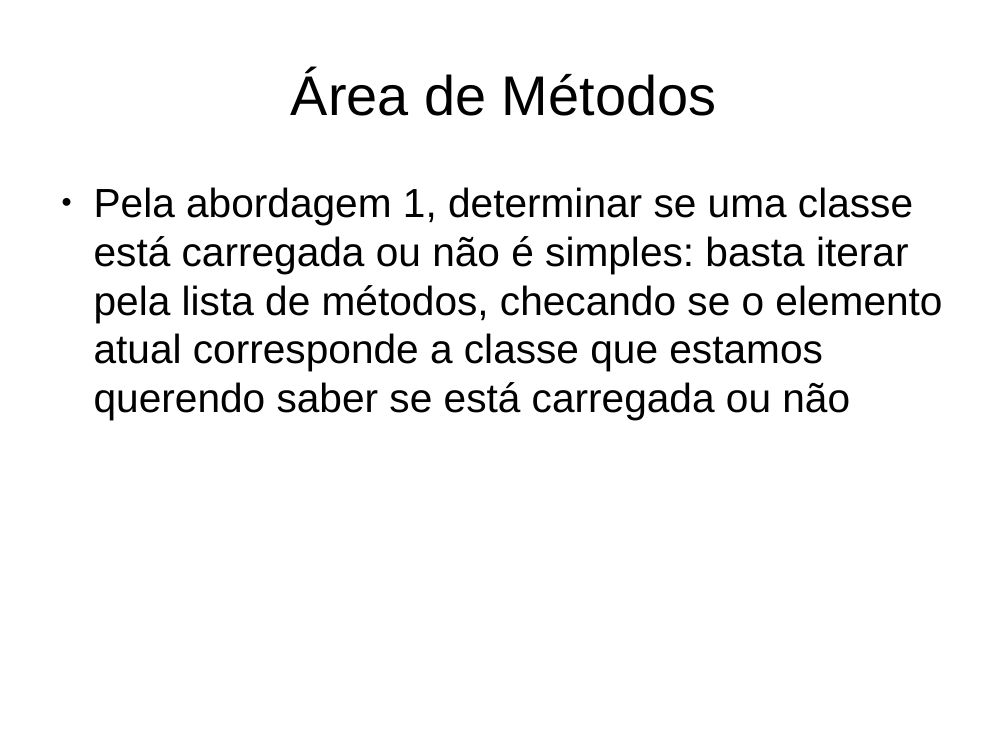
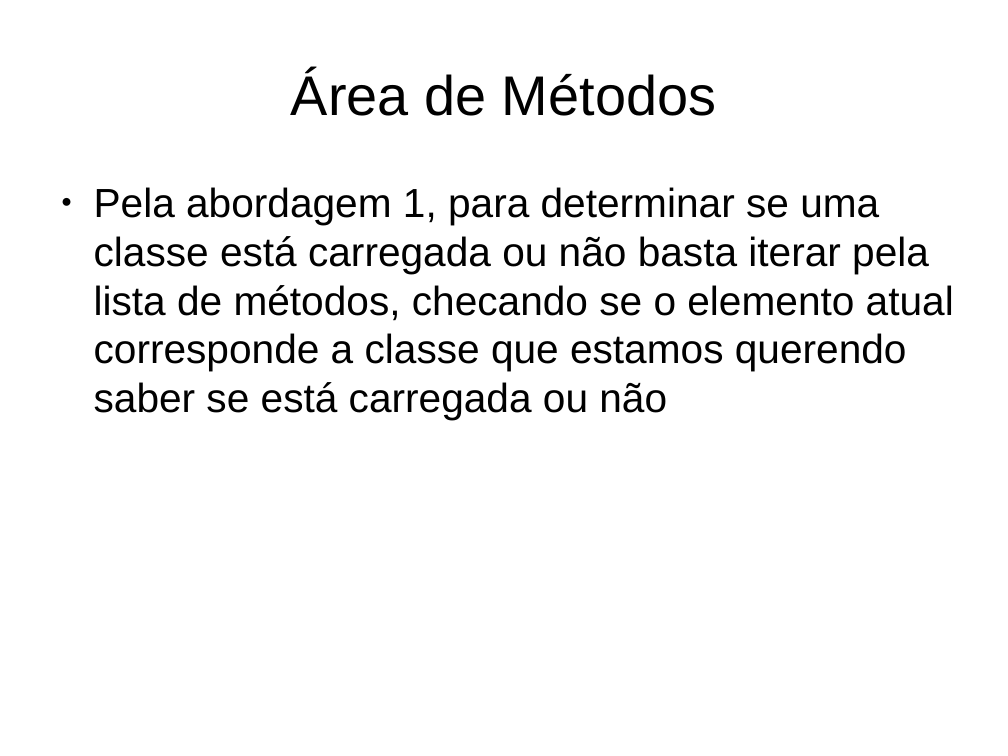
Before and after one commit to gabrielmm1234/jvm-sb, a slide deck: slide 16 of projetoLogico/apresentacao.odp (slide 15 before the commit). Drawn at 1008x756 pixels with LibreOffice and Linux fonts; fonts in the diff are those of the drawing. Boxes give left, top, right and bottom in pixels: in the first picture for what was removed or moved away, otherwise in the second. Text is boxed around its words. In the diff, an @@ line names an element or a change of style, - is before the commit and + after.

Commit message:
Atualizando projeto lógico

```diff
--- a/projetoLogico/apresentacao.odp
+++ b/projetoLogico/apresentacao.odp
@@ text at (94,187,954,420): text changed @@
-● Pela abordagem 1, determinar se uma classe está carregada ou não é simples: basta iterar pela lista de métodos, checando se o elemento atual corresponde a classe que estamos querendo saber se está carregada ou não
+● Pela abordagem 1, para determinar se uma classe está carregada ou não basta iterar pela lista de métodos, checando se o elemento atual corresponde a classe que estamos querendo saber se está carregada ou não
```
Also in this commit, not shown: 15 other slides changed, 2 slides added, 3 slides removed, 1 other file.
